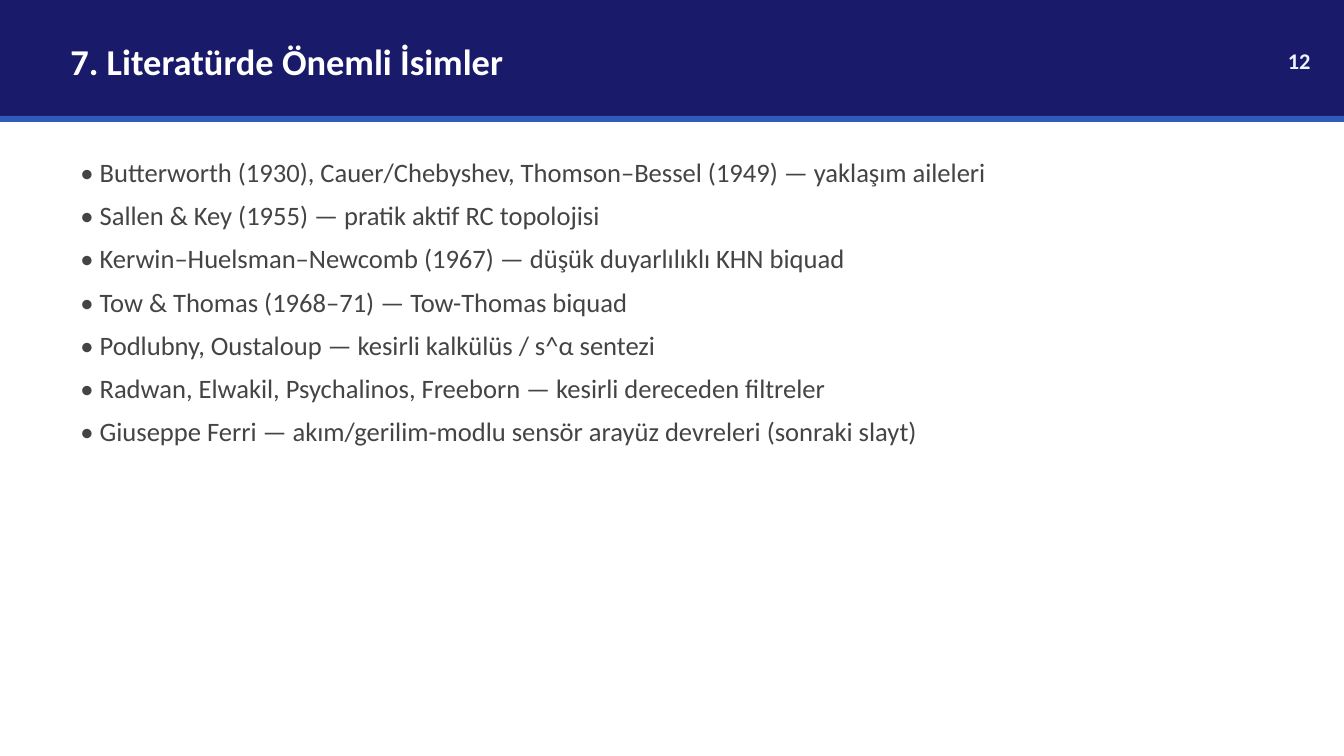
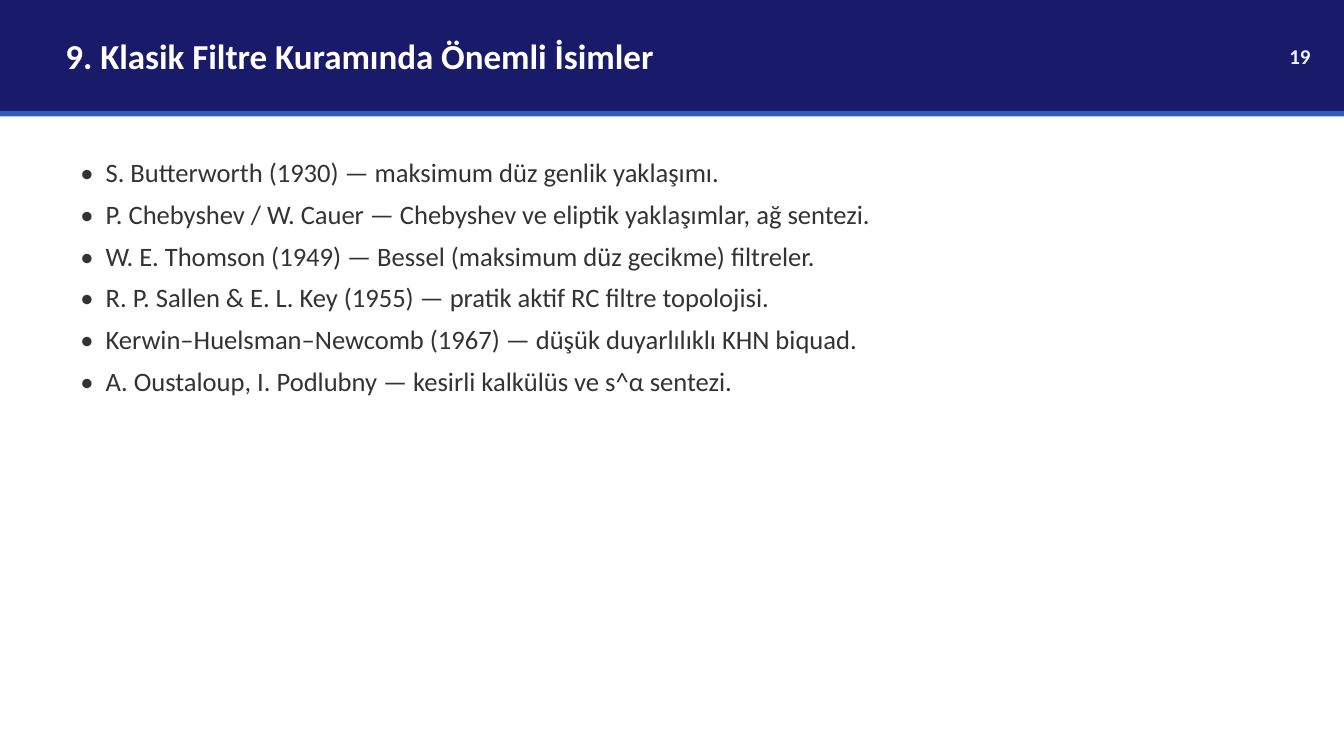
Before and after one commit to selinacr/selin, a slide deck: slide 19 of analog-filtre-tez/EEM537_Sunum_SelinACAR.pptx (slide 12 before the commit). Drawn at 1344x756 pixels with LibreOffice and Linux fonts; fonts in the diff are those of the drawing. Boxes give left, top, right and bottom in pixels: in the first picture for what was removed or moved away, otherwise in the second. Text is boxed around its words. In the diff, an @@ line names an element or a change of style, - is before the commit and + after.

```diff
--- a/analog-filtre-tez/EEM537_Sunum_SelinACAR.pptx
+++ b/analog-filtre-tez/EEM537_Sunum_SelinACAR.pptx
@@ rectangle: place and size @@
-rectangle at <box>0,0,1344,116</box>
+rectangle at <box>0,0,1344,111</box>
@@ text at <box>65,41,654,70</box>: text changed; size 26 to 25 pt @@
-7. Literatürde Önemli İsimler
+9. Klasik Filtre Kuramında Önemli İsimler
@@ text removed at <box>1288,54,1311,69</box> @@
-12
@@ text added at <box>1289,50,1310,64</box>, 15 pt, text #EEF4FF, bold @@
+19
@@ rectangle: place and size @@
-rectangle at <box>0,116,1344,122</box>
+rectangle at <box>0,111,1344,117</box>
@@ text at <box>106,162,870,396</box>: text changed; text colour #444444 to #333333 @@
-• Butterworth (1930), Cauer/Chebyshev, Thomson–Bessel (1949) — yaklaşım aileleri
-• Sallen & Key (1955) — pratik aktif RC topolojisi
-• Kerwin–Huelsman–Newcomb (1967) — düşük duyarlılıklı KHN biquad
-• Tow & Thomas (1968–71) — Tow-Thomas biquad
-• Podlubny, Oustaloup — kesirli kalkülüs / s^α sentezi
-• Radwan, Elwakil, Psychalinos, Freeborn — kesirli dereceden filtreler
-• Giuseppe Ferri — akım/gerilim-modlu sensör arayüz devreleri (sonraki slayt)
+• S. Butterworth (1930) — maksimum düz genlik yaklaşımı.
+• P. Chebyshev / W. Cauer — Chebyshev ve eliptik yaklaşımlar, ağ sentezi.
+• W. E. Thomson (1949) — Bessel (maksimum düz gecikme) filtreler.
+• R. P. Sallen & E. L. Key (1955) — pratik aktif RC filtre topolojisi.
+• Kerwin–Huelsman–Newcomb (1967) — düşük duyarlılıklı KHN biquad.
+• A. Oustaloup, I. Podlubny — kesirli kalkülüs ve s^α sentezi.
```
Also in this commit, not shown: 14 other slides changed, 12 slides added, 6 slides removed.
